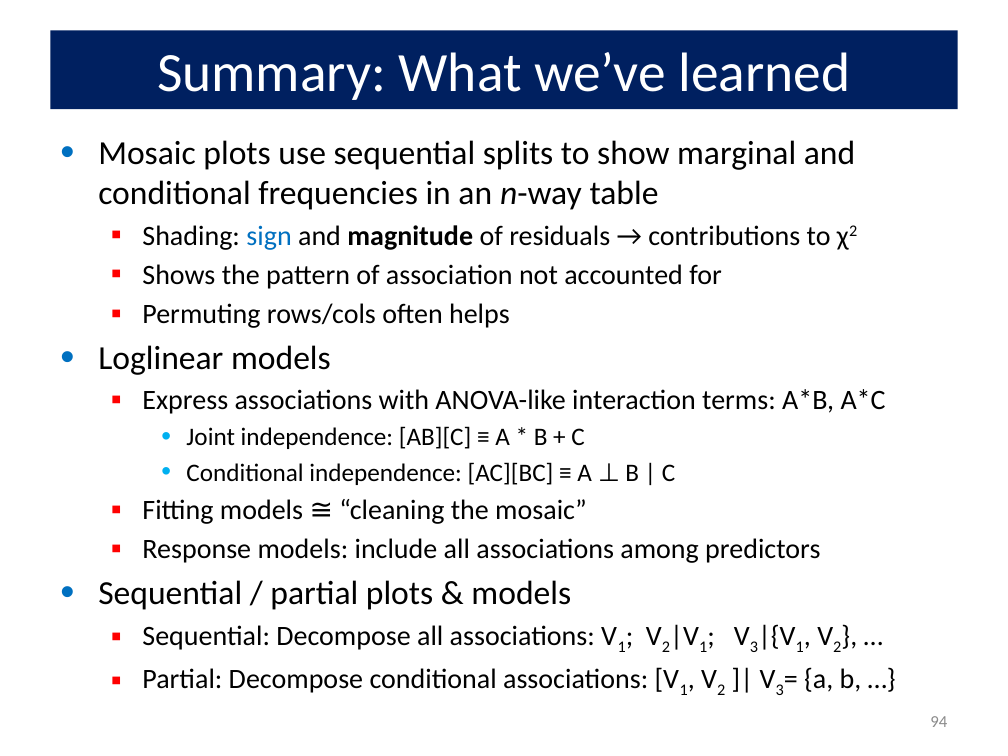
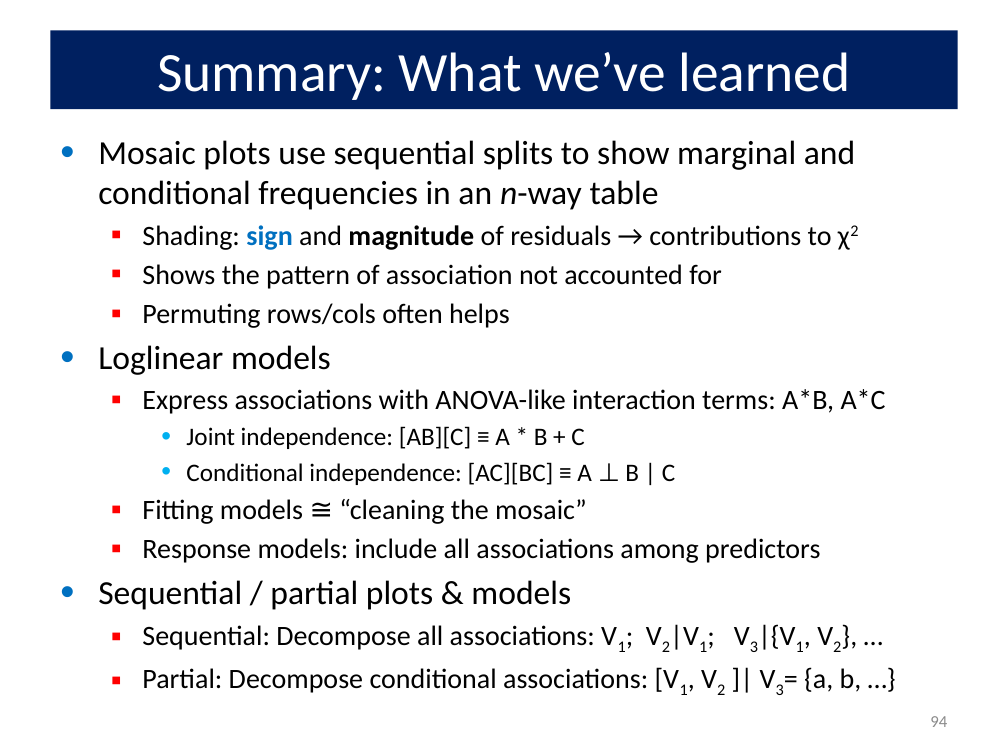
Before and after one commit to friendly/psy6136, a slide deck: slide 94 of docs/lectures/04-Loglin.pptx. Drawn at 1008x756 pixels with LibreOffice and Linux fonts; fonts in the diff are those of the drawing. Boxes give left, top, right and bottom in pixels: in the first picture for what was removed or moved away, otherwise in the second. Text is boxed around its words. In the diff, an @@ line names an element or a change of style, - is before the commit and + after.

```diff
--- a/docs/lectures/04-Loglin.pptx
+++ b/docs/lectures/04-Loglin.pptx
@@ text at (142,225,832,250): bold on in "sign" @@
```
Also in this commit, not shown: 1 other slide changed, 17 other files.
